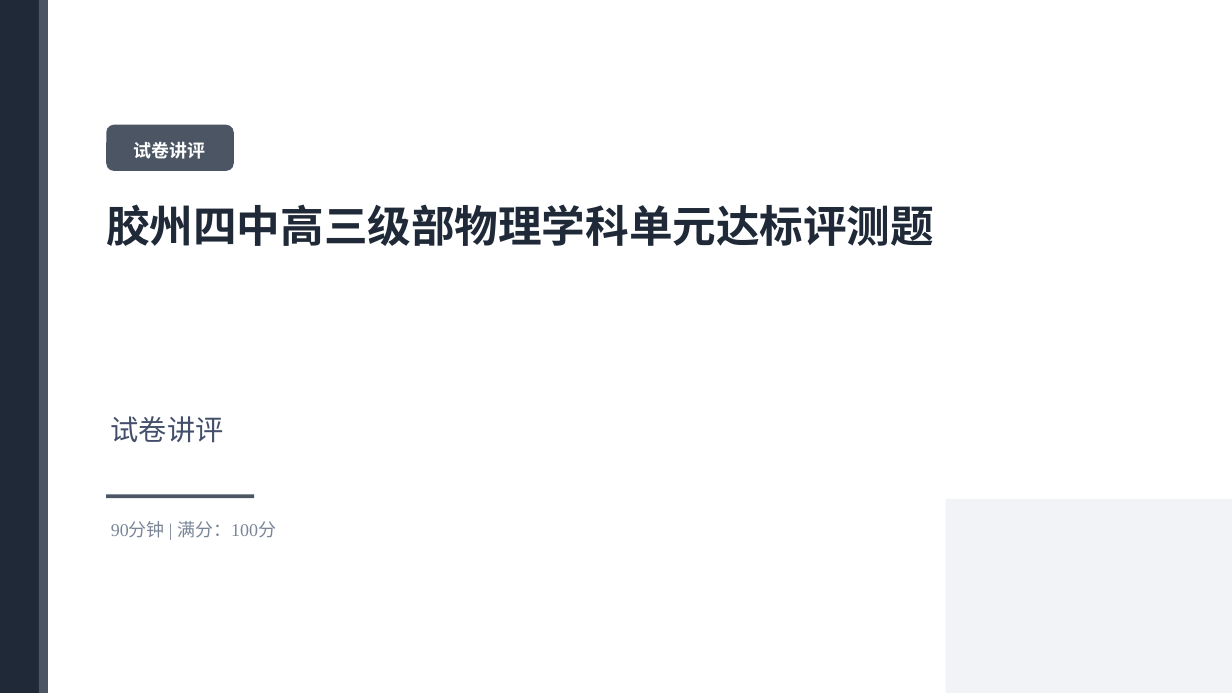
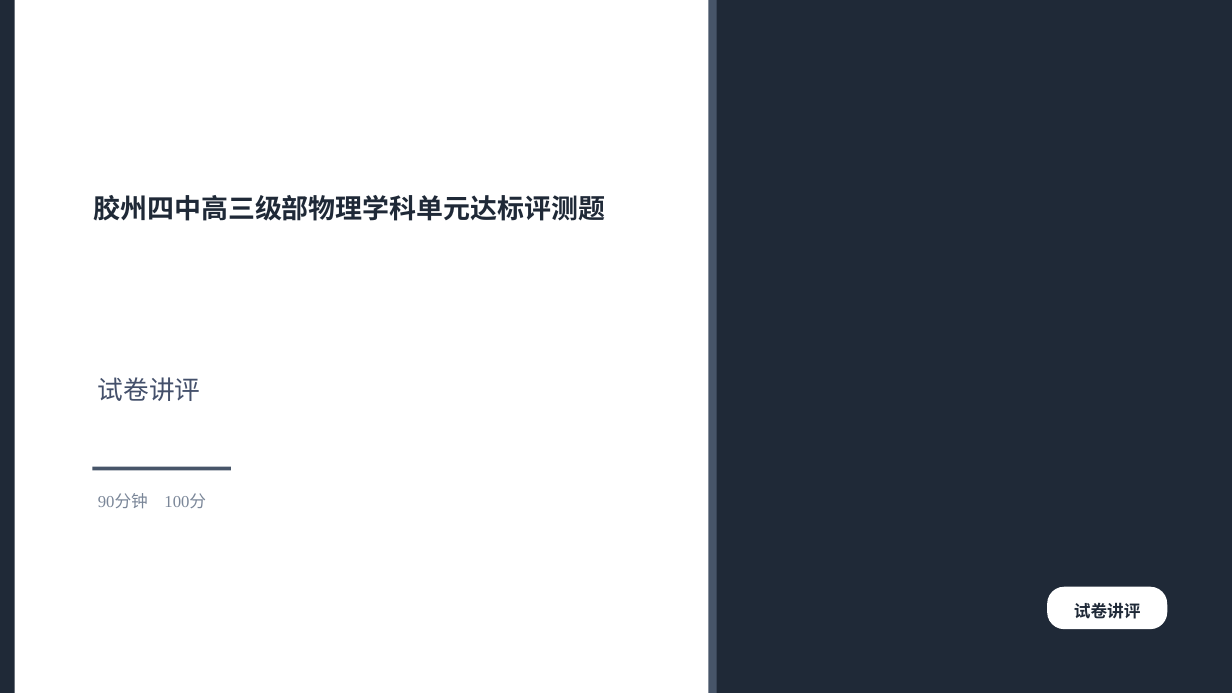
Before and after one commit to wohongshi/jszz, a slide deck: slide 1 of examples/preview/sample_paper.pptx. Drawn at 1232x693 pixels with LibreOffice and Linux fonts; fonts in the diff are those of the drawing. Boxes give left, top, right and bottom in pixels: in the first picture for what was removed or moved away, otherwise in the second. Text is boxed around its words. In the diff, an @@ line names an element or a change of style, - is before the commit and + after.

Commit message:
jszz v1.0：备课 MCP 工具集
- B站：WBI 搜索 / 字幕 / 音视频下载
- 学科网：搜索 / 详情 / 预览页正文（SVG 文字）/ 组卷网
- 生成：学案与试卷 docx、16:9 新授课与讲评课件、组卷
- 控制台：登录态、依赖自检、产物下载
- jszz.skill：SKILL.md + 6 篇排版规范（来自 745 份真实教师资料统计）

```diff
--- a/examples/preview/sample_paper.pptx
+++ b/examples/preview/sample_paper.pptx
@@ rectangle: place and size @@
-rectangle at box(39, 0, 48, 693)
+rectangle at box(0, 0, 15, 693)
@@ rectangle at box(0, 0, 15, 693): fill #4B5563 to #1F2937 @@
@@ rectangle: place and size @@
-rectangle at box(0, 0, 39, 693)
+rectangle at box(709, 0, 717, 693)
@@ rectangle at box(709, 0, 717, 693): fill #1F2937 to #475569 @@
@@ rectangle added at box(714, 0, 1232, 693), fill #1F2937 @@
@@ rounded rectangle removed at box(106, 125, 234, 171) @@
@@ text "胶州四中高三级部物理学科单元达标评测题": place and size @@
-text "胶州四中高三级部物理学科单元达标评测题" at box(106, 204, 934, 246)
+text "胶州四中高三级部物理学科单元达标评测题" at box(93, 195, 605, 221)
@@ text "胶州四中高三级部物理学科单元达标评测题" at box(93, 195, 605, 221): size 34 to 21 pt; line spacing 1.18 to 1.2 @@
@@ text "试卷讲评": place and size @@
-text "试卷讲评" at box(111, 416, 224, 443)
+text "试卷讲评" at box(98, 377, 201, 401)
@@ text "试卷讲评" at box(98, 377, 201, 401): size 22 to 20 pt @@
@@ rectangle: place and size @@
-rectangle at box(106, 494, 254, 498)
+rectangle at box(92, 467, 231, 470)
@@ rectangle at box(92, 467, 231, 470): fill #4B5563 to #475569 @@
@@ text at box(98, 494, 206, 509): text changed; size 14 to 13 pt @@
-90分钟 | 满分：100分
+90分钟 100分
@@ rectangle removed at box(945, 499, 1232, 693) @@
@@ text "试卷讲评": place and size @@
-text "试卷讲评" at box(134, 141, 206, 159)
+text "试卷讲评" at box(1074, 602, 1141, 619)
@@ text "试卷讲评" at box(1074, 602, 1141, 619): size 14 to 13 pt, text colour #FFFFFF to #1F2937; line spacing 1.25 to 1.3 @@
@@ rounded rectangle added at box(1047, 587, 1167, 629), fill #FFFFFF @@
```
Also in this commit, not shown: 9 other slides changed, 7 slides added, 28 other files.
